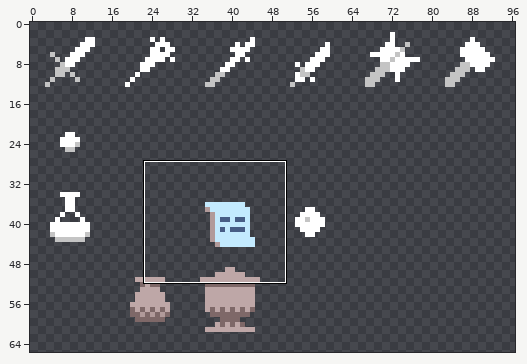
Sprite sheet -- assets/sprites/items.png. Above: a wide view before the commit, with the close-up outlined.
Close-up. Before:
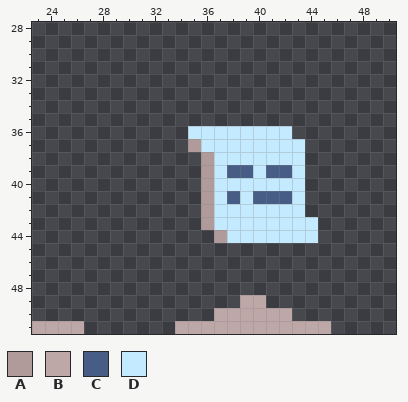
The file is 128x128 pixels. Shown: x 23..50, y 28..51. The wide view leaves out empty margins.
Palette (. is transparent): A #b19a9a  B #bea7a7  C #475d85  D #c3eafe
Pixels before, first column x 23:
36 ............DDDDDDDD...
37 ............ADDDDDDDD..
38 .............ADDDDDDD..
39 .............ADCCDCCD..
40 .............ADDDDDDD..
41 .............ADCDCCCD..
42 .............ADDDDDDD..
43 .............ADDDDDDDD.
44 ..............ADDDDDDD.
45 .......................
46 .......................
47 .......................
48 .......................
49 ................BB.....
50 ..............BBBBBB...
51 BBBB.......BBBBBBBBBBBB
The result:
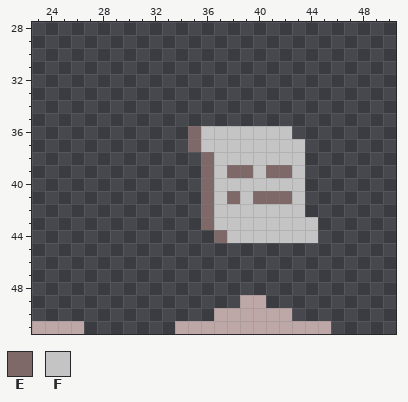
Colours new in this view: E #7e6868  F #c4c4c4
Edits made:
Changed rows in their new state; - is an unchanged pixel.
first column x 35:
36 EFFFFFFF--
37 EFFFFFFFF-
38 -EFFFFFFF-
39 -EFEEFEEF-
40 -EFFFFFFF-
41 -EFEFEEEF-
42 -EFFFFFFF-
43 -EFFFFFFFF
44 --EFFFFFFF
